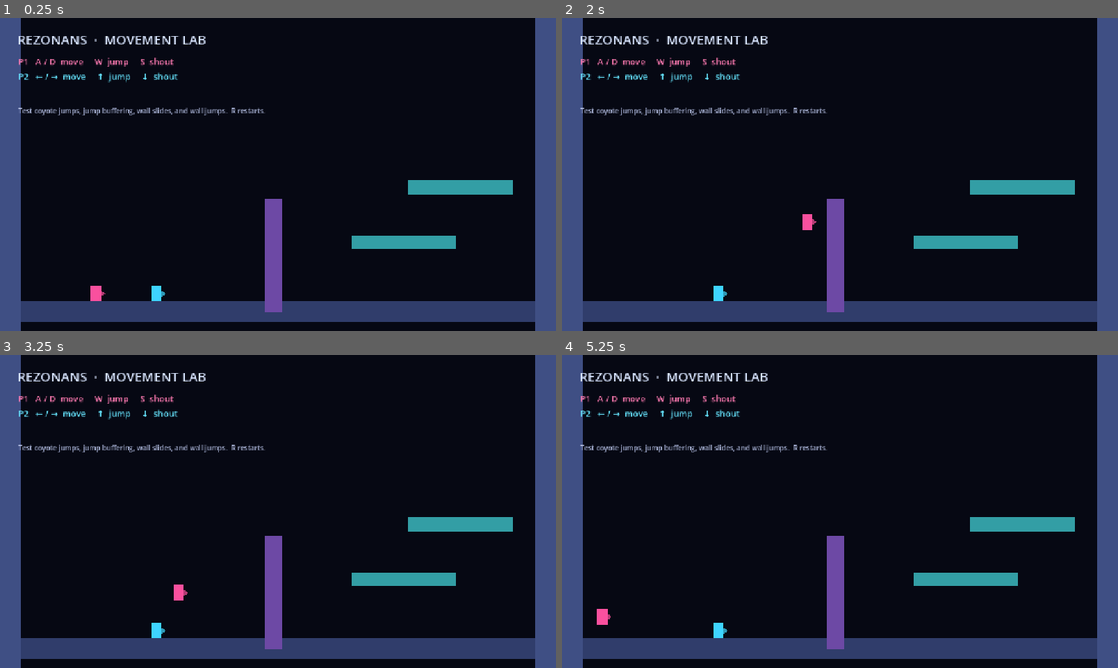
Above: before the commit, frames 1-4 (two rows, left to right).
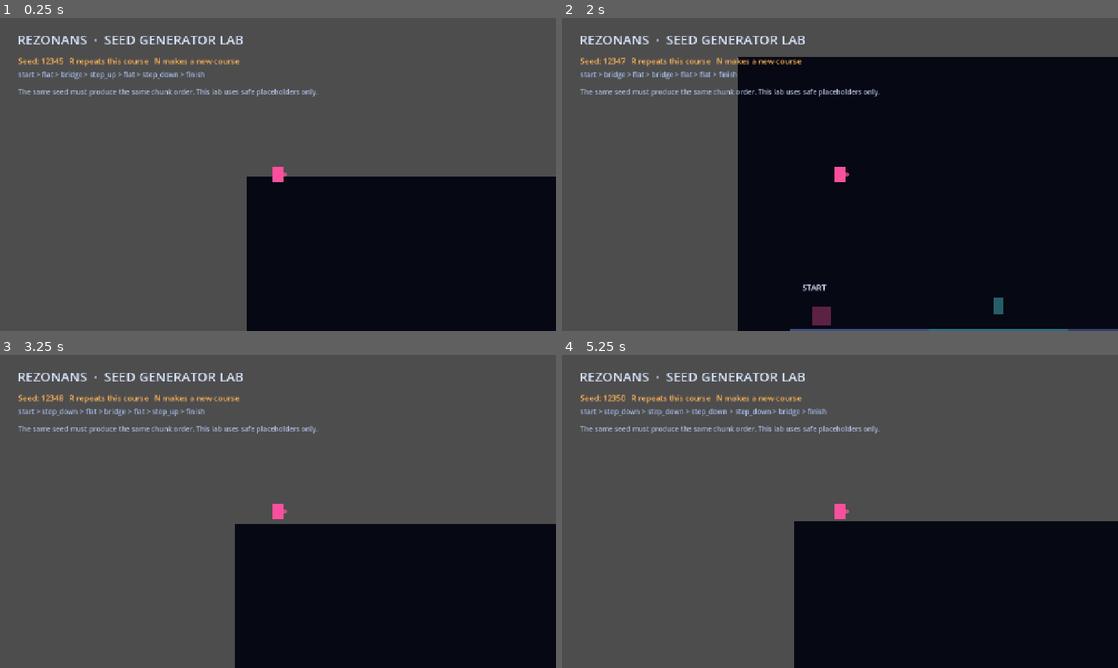
Above: after the commit, the same moments.

Repository: ketr4x/Haven
Game: Godot game, scene res://scenes/game/generator_lab.tscn
Two runs of this game, one before a commit and one after it. Both use one fixed random seed, a clock stepped at 60 frames per second and the inputs below. Before the commit the project starts from res://scenes/game/movement_lab.tscn.
Inputs:
- Up to frame 1 (0.25 s): no input
- Up to frame 2 (2 s): hold N (new_seed, bound only after the commit) 0.53-1.28 s; hold D (p1_right) from 0.53 s (still down); tap S (p1_shout) at 0.6 s; tap W (p1_jump) at 0.77, 1.07, 1.52, 1.55, 1.82 s; tap N (new_seed, bound only after the commit) at 1.35 s
- Up to frame 3 (3.25 s): release D (p1_right) at 2.03 s; hold A (p1_left) 2.03-2.78 s; tap W (p1_jump) at 2.1, 3.02 s; tap S (p1_shout) at 2.3, 2.85 s; hold D (p1_right) from 2.78 s (still down); tap N (new_seed, bound only after the commit) at 3.05 s
- Up to frame 4 (5.25 s): tap W (p1_jump) at 3.32, 3.77, 3.8, 4.07, 4.52, 4.82 s; hold N (new_seed, bound only after the commit) 3.53-4.28 s; tap R (restart) at 4.15 s; release D (p1_right) at 4.28 s; hold A (p1_left) 4.28-5.03 s; tap S (p1_shout) at 4.35 s; hold D (p1_right) from 5.03 s (still down); hold N (new_seed, bound only after the commit) from 5.03 s (still down)

The runs differ from the first frame. In frame 1, 80% of the frame differs, in the area x 0-100%, y 0-100%; in frame 2, 51%; in frame 3, 81%; in frame 4, 80%.

Commit message:
Add seeded course generator lab

Diff:
--- a/project.godot
+++ b/project.godot
@@ -11,7 +11,7 @@
 [application]
 
 config/name="Rezonans"
-run/main_scene="res://scenes/game/movement_lab.tscn"
+run/main_scene="res://scenes/game/generator_lab.tscn"
 config/features=PackedStringArray("4.7", "Forward Plus")
 config/icon="res://icon.svg"
 
@@ -71,6 +71,11 @@
 "events": [Object(InputEventKey,"resource_local_to_scene":false,"resource_name":"","device":-1,"window_id":0,"alt_press …(192 unchanged characters)…
 ]
 }
+new_seed={
+"deadzone": 0.5,
+"events": [Object(InputEventKey,"resource_local_to_scene":false,"resource_name":"","device":-1,"window_id":0,"alt_pressed":false,"shift_pressed":false,"ctrl_pressed":false,"meta_pressed":false,"pressed":false,"keycode":78,"physical_keycode":0,"key_label":0,"unicode":110,"location":0,"echo":false,"script":null)
+]
+}
 pause={
 "deadzone": 0.5,
 "events": [Object(InputEventKey,"resource_local_to_scene":false,"resource_name":"","device":-1,"window_id":0,"alt_press …(195 unchanged characters)…
--- /dev/null
+++ b/scenes/game/generator_lab.tscn
@@ -0,0 +1,75 @@
+[gd_scene load_steps=10 format=3]
+
+[ext_resource type="Script" path="res://scripts/game/generator_lab.gd" id="1_lab"]
+[ext_resource type="Script" path="res://scripts/generator/course_generator.gd" id="2_generator"]
+[ext_resource type="PackedScene" path="res://scenes/player/player.tscn" id="3_player"]
+[ext_resource type="PackedScene" path="res://scenes/levels/chunks/chunk_start.tscn" id="4_start"]
+[ext_resource type="PackedScene" path="res://scenes/levels/chunks/chunk_flat.tscn" id="5_flat"]
+[ext_resource type="PackedScene" path="res://scenes/levels/chunks/chunk_step_up.tscn" id="6_step_up"]
+[ext_resource type="PackedScene" path="res://scenes/levels/chunks/chunk_step_down.tscn" id="7_step_down"]
+[ext_resource type="PackedScene" path="res://scenes/levels/chunks/chunk_bridge.tscn" id="8_bridge"]
+[ext_resource type="PackedScene" path="res://scenes/levels/chunks/chunk_finish.tscn" id="9_finish"]
+
+[node name="GeneratorLab" type="Node2D"]
+script = ExtResource("1_lab")
+
+[node name="Background" type="Polygon2D" parent="."]
+z_index = -10
+position = Vector2(1280, 360)
+polygon = PackedVector2Array(-1280, -360, 1280, -360, 1280, 360, -1280, 360)
+color = Color(0.025, 0.035, 0.075, 1)
+
+[node name="CourseGenerator" type="Node2D" parent="."]
+position = Vector2(120, 650)
+script = ExtResource("2_generator")
+start_chunk = ExtResource("4_start")
+traversal_chunks = Array[PackedScene]([ExtResource("5_flat"), ExtResource("6_step_up"), ExtResource("7_step_down"), ExtResource("8_bridge")])
+finish_chunk = ExtResource("9_finish")
+traversal_count = 5
+seed_value = 12345
+
+[node name="GeneratedChunks" type="Node2D" parent="CourseGenerator"]
+
+[node name="PlayerOne" parent="." instance=ExtResource("3_player")]
+modulate = Color(1, 0.32, 0.62, 1)
+left_action = &"p1_left"
+right_action = &"p1_right"
+jump_action = &"p1_jump"
+shout_action = &"p1_shout"
+camera_enabled = true
+
+[node name="Interface" type="CanvasLayer" parent="."]
+
+[node name="Title" type="Label" parent="Interface"]
+offset_left = 40.0
+offset_top = 28.0
+offset_right = 760.0
+offset_bottom = 72.0
+theme_override_colors/font_color = Color(0.85, 0.9, 1, 1)
+theme_override_font_sizes/font_size = 30
+text = "REZONANS  ·  SEED GENERATOR LAB"
+
+[node name="Seed" type="Label" parent="Interface"]
+offset_left = 42.0
+offset_top = 86.0
+offset_right = 800.0
+offset_bottom = 120.0
+theme_override_colors/font_color = Color(1, 0.7, 0.35, 1)
+theme_override_font_sizes/font_size = 18
+
+[node name="Signature" type="Label" parent="Interface"]
+offset_left = 42.0
+offset_top = 118.0
+offset_right = 1180.0
+offset_bottom = 148.0
+theme_override_colors/font_color = Color(0.65, 0.74, 0.92, 1)
+theme_override_font_sizes/font_size = 16
+
+[node name="Hint" type="Label" parent="Interface"]
+offset_left = 42.0
+offset_top = 158.0
+offset_right = 1050.0
+offset_bottom = 188.0
+theme_override_colors/font_color = Color(0.68, 0.72, 0.86, 1)
+theme_override_font_sizes/font_size = 16
+text = "The same seed must produce the same chunk order. This lab uses safe placeholders only."
--- /dev/null
+++ b/scenes/levels/chunks/chunk_bridge.tscn
@@ -0,0 +1,32 @@
+[gd_scene load_steps=3 format=3]
+
+[ext_resource type="Script" path="res://scripts/generator/course_chunk.gd" id="1_chunk"]
+
+[sub_resource type="RectangleShape2D" id="RectangleShape2D_floor"]
+size = Vector2(320, 48)
+
+[node name="ChunkBridge" type="Node2D"]
+script = ExtResource("1_chunk")
+chunk_id = &"bridge"
+
+[node name="EntryMarker" type="Marker2D" parent="."]
+
+[node name="ExitMarker" type="Marker2D" parent="."]
+position = Vector2(320, 0)
+
+[node name="Floor" type="StaticBody2D" parent="."]
+position = Vector2(160, 0)
+collision_layer = 1
+collision_mask = 0
+
+[node name="CollisionShape2D" type="CollisionShape2D" parent="Floor"]
+shape = SubResource("RectangleShape2D_floor")
+
+[node name="Visual" type="Polygon2D" parent="Floor"]
+polygon = PackedVector2Array(-160, -24, 160, -24, 160, 24, -160, 24)
+color = Color(0.17, 0.43, 0.49, 1)
+
+[node name="Beacon" type="Polygon2D" parent="."]
+position = Vector2(160, -58)
+polygon = PackedVector2Array(-12, -38, 12, -38, 12, 0, -12, 0)
+color = Color(0.3, 0.8, 0.8, 0.45)
--- /dev/null
+++ b/scenes/levels/chunks/chunk_finish.tscn
@@ -0,0 +1,38 @@
+[gd_scene load_steps=3 format=3]
+
+[ext_resource type="Script" path="res://scripts/generator/course_chunk.gd" id="1_chunk"]
+
+[sub_resource type="RectangleShape2D" id="RectangleShape2D_floor"]
+size = Vector2(320, 48)
+
+[node name="ChunkFinish" type="Node2D"]
+script = ExtResource("1_chunk")
+chunk_id = &"finish"
+
+[node name="EntryMarker" type="Marker2D" parent="."]
+
+[node name="ExitMarker" type="Marker2D" parent="."]
+position = Vector2(320, 0)
+
+[node name="Floor" type="StaticBody2D" parent="."]
+position = Vector2(160, 0)
+collision_layer = 1
+collision_mask = 0
+
+[node name="CollisionShape2D" type="CollisionShape2D" parent="Floor"]
+shape = SubResource("RectangleShape2D_floor")
+
+[node name="Visual" type="Polygon2D" parent="Floor"]
+polygon = PackedVector2Array(-160, -24, 160, -24, 160, 24, -160, 24)
+color = Color(0.8, 0.5, 0.18, 1)
+
+[node name="FinishGate" type="Polygon2D" parent="."]
+position = Vector2(220, -80)
+polygon = PackedVector2Array(-8, -80, 8, -80, 8, 0, 38, 0, 38, -80, 54, -80, 54, 18, -24, 18, -24, -80)
+color = Color(1, 0.74, 0.25, 0.8)
+
+[node name="Label" type="Label" parent="."]
+position = Vector2(148, -166)
+theme_override_colors/font_color = Color(1, 0.8, 0.4, 1)
+theme_override_font_sizes/font_size = 20
+text = "FINISH"
--- /dev/null
+++ b/scenes/levels/chunks/chunk_flat.tscn
@@ -0,0 +1,27 @@
+[gd_scene load_steps=3 format=3]
+
+[ext_resource type="Script" path="res://scripts/generator/course_chunk.gd" id="1_chunk"]
+
+[sub_resource type="RectangleShape2D" id="RectangleShape2D_floor"]
+size = Vector2(320, 48)
+
+[node name="ChunkFlat" type="Node2D"]
+script = ExtResource("1_chunk")
+chunk_id = &"flat"
+
+[node name="EntryMarker" type="Marker2D" parent="."]
+
+[node name="ExitMarker" type="Marker2D" parent="."]
+position = Vector2(320, 0)
+
+[node name="Floor" type="StaticBody2D" parent="."]
+position = Vector2(160, 0)
+collision_layer = 1
+collision_mask = 0
+
+[node name="CollisionShape2D" type="CollisionShape2D" parent="Floor"]
+shape = SubResource("RectangleShape2D_floor")
+
+[node name="Visual" type="Polygon2D" parent="Floor"]
+polygon = PackedVector2Array(-160, -24, 160, -24, 160, 24, -160, 24)
+color = Color(0.2, 0.25, 0.43, 1)
--- /dev/null
+++ b/scenes/levels/chunks/chunk_start.tscn
@@ -0,0 +1,41 @@
+[gd_scene load_steps=3 format=3]
+
+[ext_resource type="Script" path="res://scripts/generator/course_chunk.gd" id="1_chunk"]
+
+[sub_resource type="RectangleShape2D" id="RectangleShape2D_floor"]
+size = Vector2(320, 48)
+
+[node name="ChunkStart" type="Node2D"]
+script = ExtResource("1_chunk")
+chunk_id = &"start"
+
+[node name="EntryMarker" type="Marker2D" parent="."]
+
+[node name="ExitMarker" type="Marker2D" parent="."]
+position = Vector2(320, 0)
+
+[node name="PlayerSpawn" type="Marker2D" parent="."]
+position = Vector2(72, -58)
+
+[node name="Floor" type="StaticBody2D" parent="."]
+position = Vector2(160, 0)
+collision_layer = 1
+collision_mask = 0
+
+[node name="CollisionShape2D" type="CollisionShape2D" parent="Floor"]
+shape = SubResource("RectangleShape2D_floor")
+
+[node name="Visual" type="Polygon2D" parent="Floor"]
+polygon = PackedVector2Array(-160, -24, 160, -24, 160, 24, -160, 24)
+color = Color(0.25, 0.31, 0.52, 1)
+
+[node name="StartGlow" type="Polygon2D" parent="."]
+position = Vector2(72, -54)
+polygon = PackedVector2Array(-22, -22, 22, -22, 22, 22, -22, 22)
+color = Color(1, 0.32, 0.62, 0.35)
+
+[node name="Label" type="Label" parent="."]
+position = Vector2(28, -132)
+theme_override_colors/font_color = Color(0.85, 0.9, 1, 1)
+theme_override_font_sizes/font_size = 18
+text = "START"
--- /dev/null
+++ b/scenes/levels/chunks/chunk_step_down.tscn
@@ -0,0 +1,42 @@
+[gd_scene load_steps=4 format=3]
+
+[ext_resource type="Script" path="res://scripts/generator/course_chunk.gd" id="1_chunk"]
+
+[sub_resource type="RectangleShape2D" id="RectangleShape2D_high_floor"]
+size = Vector2(160, 48)
+
+[sub_resource type="RectangleShape2D" id="RectangleShape2D_low_floor"]
+size = Vector2(160, 48)
+
+[node name="ChunkStepDown" type="Node2D"]
+script = ExtResource("1_chunk")
+chunk_id = &"step_down"
+
+[node name="EntryMarker" type="Marker2D" parent="."]
+
+[node name="ExitMarker" type="Marker2D" parent="."]
+position = Vector2(320, 56)
+
+[node name="HighFloor" type="StaticBody2D" parent="."]
+position = Vector2(80, 0)
+collision_layer = 1
+collision_mask = 0
+
+[node name="CollisionShape2D" type="CollisionShape2D" parent="HighFloor"]
+shape = SubResource("RectangleShape2D_high_floor")
+
+[node name="Visual" type="Polygon2D" parent="HighFloor"]
+polygon = PackedVector2Array(-80, -24, 80, -24, 80, 24, -80, 24)
+color = Color(0.29, 0.4, 0.62, 1)
+
+[node name="LowFloor" type="StaticBody2D" parent="."]
+position = Vector2(240, 56)
+collision_layer = 1
+collision_mask = 0
+
+[node name="CollisionShape2D" type="CollisionShape2D" parent="LowFloor"]
+shape = SubResource("RectangleShape2D_low_floor")
+
+[node name="Visual" type="Polygon2D" parent="LowFloor"]
+polygon = PackedVector2Array(-80, -24, 80, -24, 80, 24, -80, 24)
+color = Color(0.2, 0.25, 0.43, 1)
--- /dev/null
+++ b/scenes/levels/chunks/chunk_step_up.tscn
@@ -0,0 +1,42 @@
+[gd_scene load_steps=4 format=3]
+
+[ext_resource type="Script" path="res://scripts/generator/course_chunk.gd" id="1_chunk"]
+
+[sub_resource type="RectangleShape2D" id="RectangleShape2D_low_floor"]
+size = Vector2(160, 48)
+
+[sub_resource type="RectangleShape2D" id="RectangleShape2D_high_floor"]
+size = Vector2(160, 48)
+
+[node name="ChunkStepUp" type="Node2D"]
+script = ExtResource("1_chunk")
+chunk_id = &"step_up"
+
+[node name="EntryMarker" type="Marker2D" parent="."]
+
+[node name="ExitMarker" type="Marker2D" parent="."]
+position = Vector2(320, -56)
+
+[node name="LowFloor" type="StaticBody2D" parent="."]
+position = Vector2(80, 0)
+collision_layer = 1
+collision_mask = 0
+
+[node name="CollisionShape2D" type="CollisionShape2D" parent="LowFloor"]
+shape = SubResource("RectangleShape2D_low_floor")
+
+[node name="Visual" type="Polygon2D" parent="LowFloor"]
+polygon = PackedVector2Array(-80, -24, 80, -24, 80, 24, -80, 24)
+color = Color(0.2, 0.25, 0.43, 1)
+
+[node name="HighFloor" type="StaticBody2D" parent="."]
+position = Vector2(240, -56)
+collision_layer = 1
+collision_mask = 0
+
+[node name="CollisionShape2D" type="CollisionShape2D" parent="HighFloor"]
+shape = SubResource("RectangleShape2D_high_floor")
+
+[node name="Visual" type="Polygon2D" parent="HighFloor"]
+polygon = PackedVector2Array(-80, -24, 80, -24, 80, 24, -80, 24)
+color = Color(0.29, 0.4, 0.62, 1)
--- /dev/null
+++ b/scripts/game/generator_lab.gd
@@ -0,0 +1,26 @@
+extends Node2D
+
+@onready var _course_generator: CourseGenerator = $CourseGenerator
+@onready var _player: RezonansPlayer = $PlayerOne
+@onready var _seed_label: Label = $Interface/Seed
+@onready var _signature_label: Label = $Interface/Signature
+
+func _ready() -> void:
+	_course_generator.course_generated.connect(_on_course_generated)
+	_course_generator.generate_course()
+
+
+func _unhandled_input(event: InputEvent) -> void:
+	if event.is_action_pressed(&"restart"):
+		_course_generator.generate_course()
+		get_viewport().set_input_as_handled()
+	elif event.is_action_pressed(&"new_seed"):
+		_course_generator.generate_course(_course_generator.seed_value + 1)
+		get_viewport().set_input_as_handled()
+
+
+func _on_course_generated(seed: int, signature: String) -> void:
+	_player.global_position = _course_generator.player_spawn
+	_player.velocity = Vector2.ZERO
+	_seed_label.text = "Seed: %d   R repeats this course   N makes a new course" % seed
+	_signature_label.text = signature
--- /dev/null
+++ b/scripts/generator/course_chunk.gd
@@ -0,0 +1,20 @@
+class_name CourseChunk
+extends Node2D
+
+@export var chunk_id: StringName
+@export_range(1, 3) var difficulty: int = 1
+@export var allows_wall_jump: bool = false
+@export var requires_shout: bool = false
+@export var has_safe_landing: bool = true
+
+func entry_position() -> Vector2:
+	return get_node("EntryMarker").position
+
+
+func exit_position() -> Vector2:
+	return get_node("ExitMarker").position
+
+
+func player_spawn_position() -> Vector2:
+	var spawn_marker := get_node_or_null("PlayerSpawn") as Marker2D
+	return spawn_marker.position if spawn_marker else entry_position()
--- /dev/null
+++ b/scripts/generator/course_generator.gd
@@ -0,0 +1,53 @@
+class_name CourseGenerator
+extends Node2D
+
+signal course_generated(seed: int, signature: String)
+
+@export var start_chunk: PackedScene
+@export var traversal_chunks: Array[PackedScene]
+@export var finish_chunk: PackedScene
+@export_range(1, 8) var traversal_count: int = 5
+@export var seed_value: int = 12_345
+
+@onready var _generated_chunks: Node2D = $GeneratedChunks
+
+var course_signature: String = ""
+var player_spawn: Vector2 = Vector2.ZERO
+
+func generate_course(seed: int = seed_value) -> void:
+	seed_value = seed
+	_clear_generated_chunks()
+
+	var random := RandomNumberGenerator.new()
+	random.seed = seed_value
+
+	var next_entry := Vector2.ZERO
+	var sequence: Array[String] = []
+	var start := _place_chunk(start_chunk, next_entry)
+	player_spawn = start.position + start.player_spawn_position()
+	next_entry = start.position + start.exit_position()
+	sequence.append(String(start.chunk_id))
+
+	for index in traversal_count:
+		var chunk_scene := traversal_chunks[random.randi_range(0, traversal_chunks.size() - 1)]
+		var chunk := _place_chunk(chunk_scene, next_entry)
+		next_entry = chunk.position + chunk.exit_position()
+		sequence.append(String(chunk.chunk_id))
+
+	var finish := _place_chunk(finish_chunk, next_entry)
+	sequence.append(String(finish.chunk_id))
+	course_signature = " > ".join(sequence)
+	course_generated.emit(seed_value, course_signature)
+
+
+func _place_chunk(chunk_scene: PackedScene, entry_position: Vector2) -> CourseChunk:
+	var chunk := chunk_scene.instantiate() as CourseChunk
+	_generated_chunks.add_child(chunk)
+	chunk.position = entry_position - chunk.entry_position()
+	return chunk
+
+
+func _clear_generated_chunks() -> void:
+	for chunk in _generated_chunks.get_children():
+		_generated_chunks.remove_child(chunk)
+		chunk.queue_free()
--- a/scripts/player/player.gd
+++ b/scripts/player/player.gd
@@ -23,10 +23,19 @@
 @export var coyote_time: float = 0.12
 @export var jump_buffer_time: float = 0.12
 
+@export_category("Presentation")
+@export var camera_enabled: bool = false
+
+@onready var _camera: Camera2D = $Camera2D
+
 var facing_direction: float = 1.0
 var _coyote_time_remaining: float = 0.0
 var _jump_buffer_remaining: float = 0.0
 var _was_on_floor: bool = false
+
+func _ready() -> void:
+	_camera.enabled = camera_enabled
+
 
 func _physics_process(delta: float) -> void:
 	_update_jump_buffer(delta)
--- /dev/null
+++ b/tests/seeded_generator_check.gd
@@ -0,0 +1,30 @@
+extends SceneTree
+
+const GENERATOR_LAB := preload("res://scenes/game/generator_lab.tscn")
+
+func _initialize() -> void:
+	var lab := GENERATOR_LAB.instantiate()
+	root.add_child(lab)
+	await process_frame
+
+	var generator := lab.get_node("CourseGenerator") as CourseGenerator
+	var chunks := generator.get_node("GeneratedChunks")
+	var first_signature := generator.course_signature
+
+	generator.generate_course(12_345)
+	assert(generator.course_signature == first_signature)
+	assert(chunks.get_child_count() == 7)
+	assert((chunks.get_child(0) as CourseChunk).chunk_id == &"start")
+	assert((chunks.get_child(chunks.get_child_count() - 1) as CourseChunk).chunk_id == &"finish")
+
+	var signatures: Dictionary = {}
+	for seed in range(1, 31):
+		generator.generate_course(seed)
+		assert(chunks.get_child_count() == 7)
+		assert((chunks.get_child(0) as CourseChunk).chunk_id == &"start")
+		assert((chunks.get_child(chunks.get_child_count() - 1) as CourseChunk).chunk_id == &"finish")
+		signatures[generator.course_signature] = true
+
+	assert(signatures.size() > 1)
+	print("Seeded generator check passed for 30 seeds.")
+	quit()
Not shown, added: scripts/game/generator_lab.gd.uid
Not shown, added: scripts/generator/course_chunk.gd.uid
Not shown, added: scripts/generator/course_generator.gd.uid
Not shown, added: tests/seeded_generator_check.gd.uid
